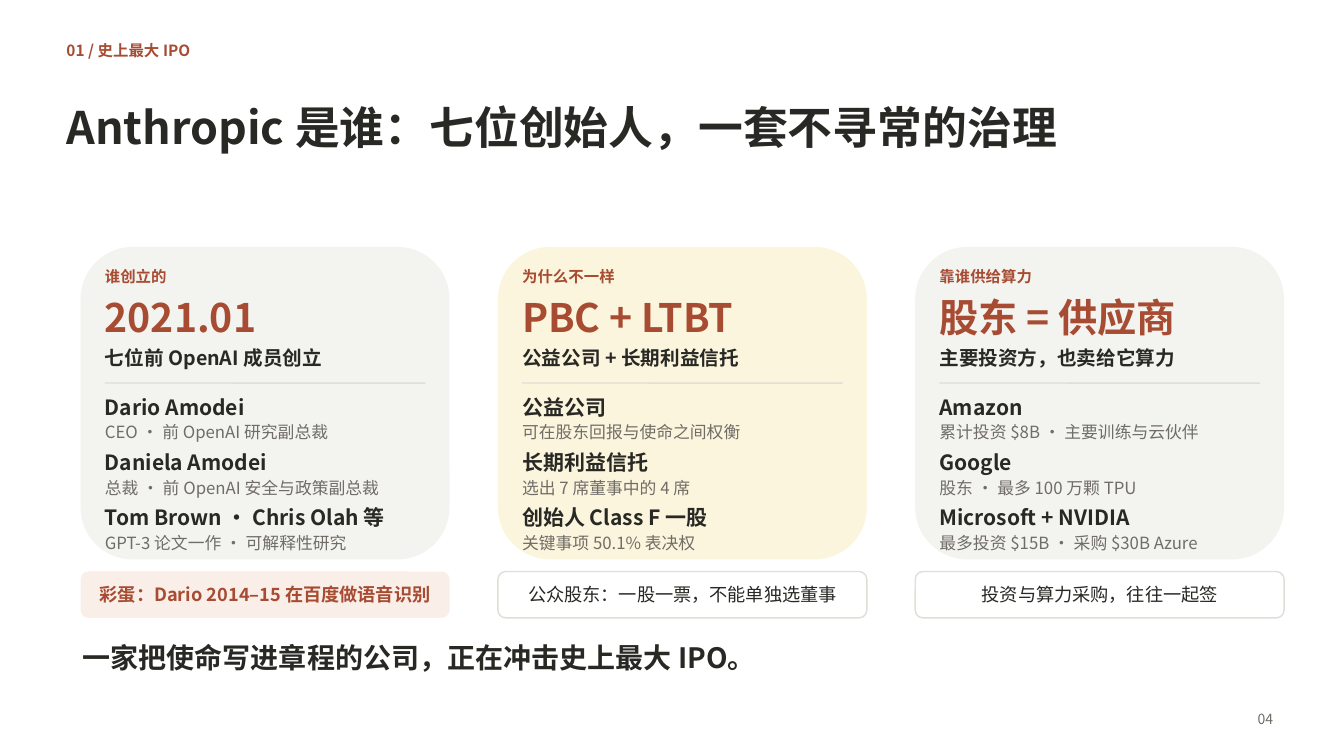
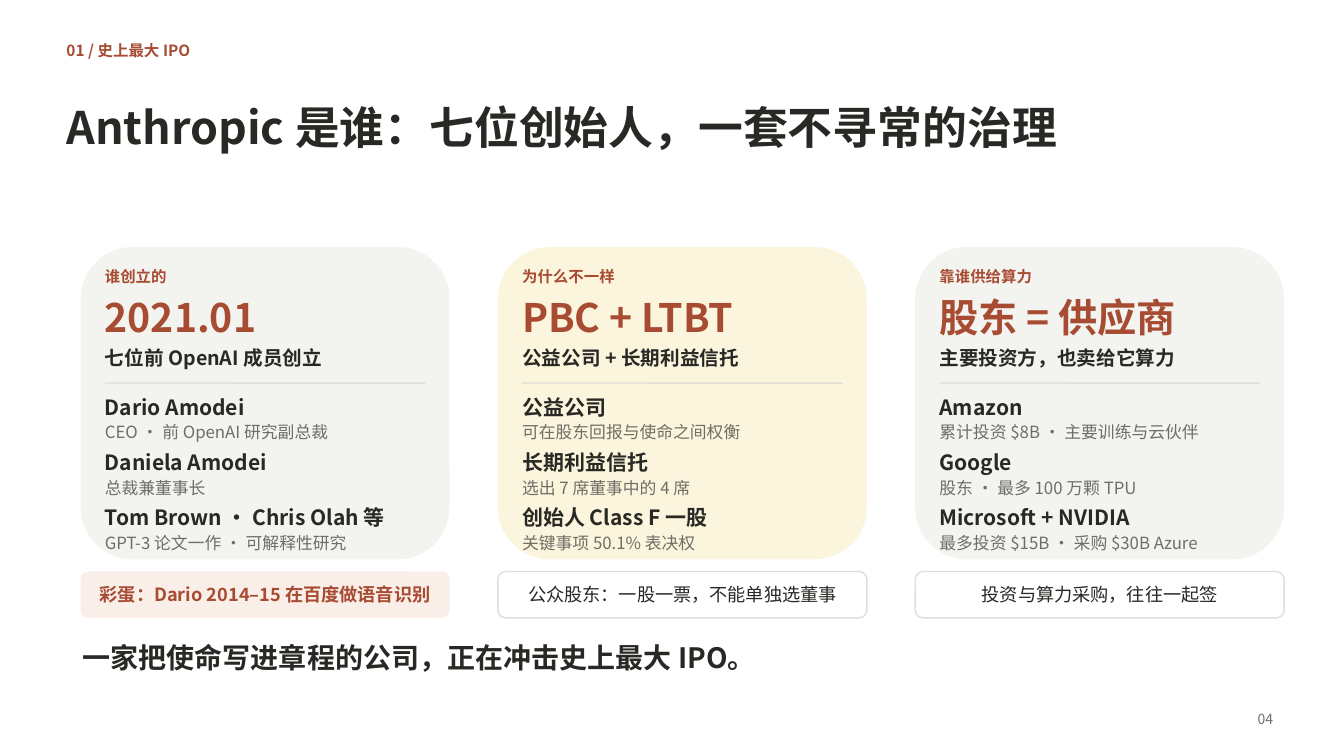
Before and after one commit to chrisptang/anthropic-ipo-story, a slide deck: slide 4 of pptx/anthropic_ipo_story_v5_claude/Anthropic_2万亿IPO的背后_编码模型与AGI_Claude.pptx. Drawn at 1344x756 pixels with LibreOffice and Linux fonts; fonts in the diff are those of the drawing. Boxes give left, top, right and bottom in pixels: in the first picture for what was removed or moved away, otherwise in the second. Text is boxed around its words. In the diff, an @@ line names an element or a change of style, - is before the commit and + after.

```diff
--- a/pptx/anthropic_ipo_story_v5_claude/Anthropic_2万亿IPO的背后_编码模型与AGI_Claude.pptx
+++ b/pptx/anthropic_ipo_story_v5_claude/Anthropic_2万亿IPO的背后_编码模型与AGI_Claude.pptx
@@ text at [105,480,206,496]: text changed @@
-总裁 · 前 OpenAI 安全与政策副总裁
+总裁兼董事长
```
Also in this commit, not shown: 27 other slides changed, 1 slide added, 7 other files.
